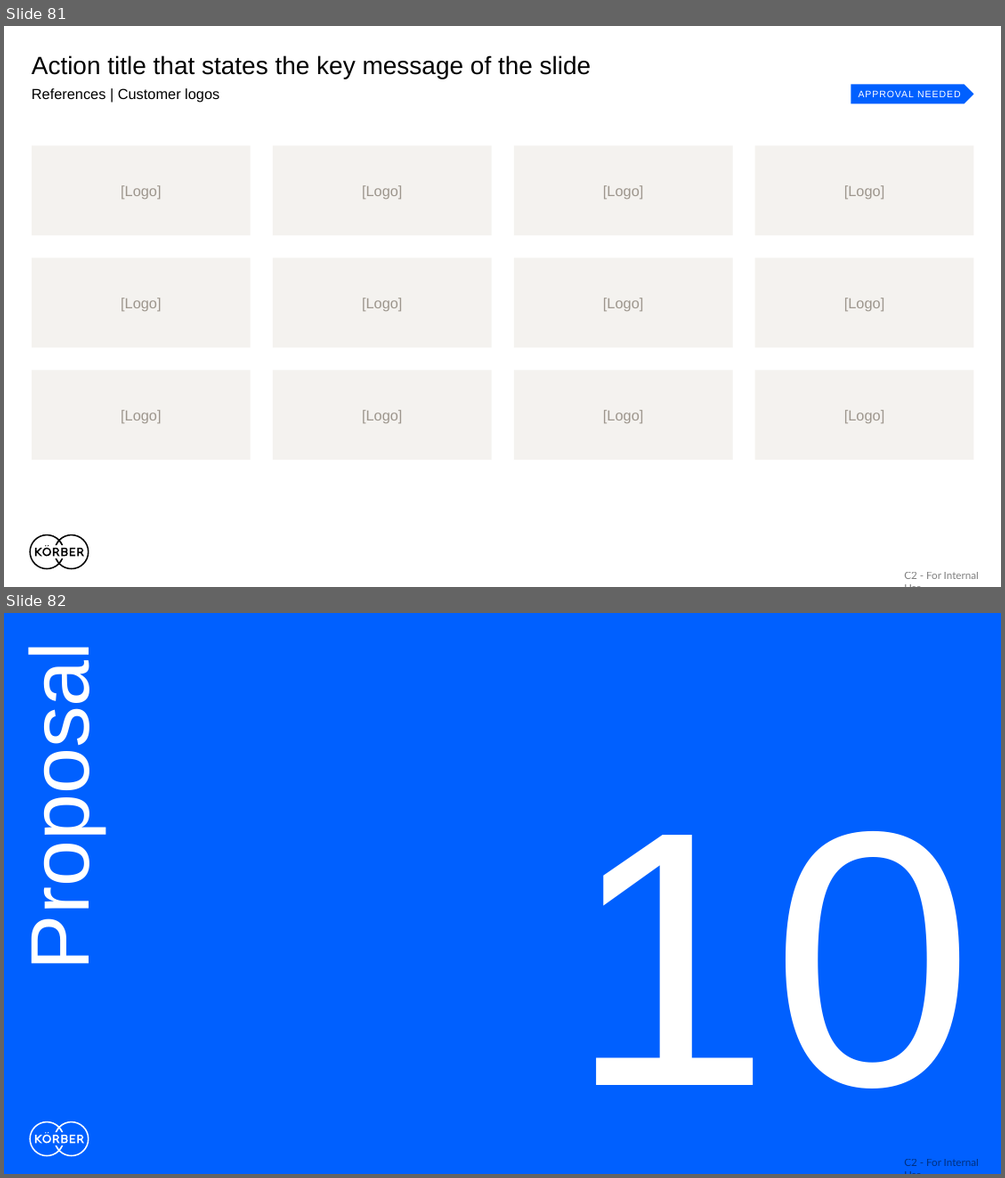
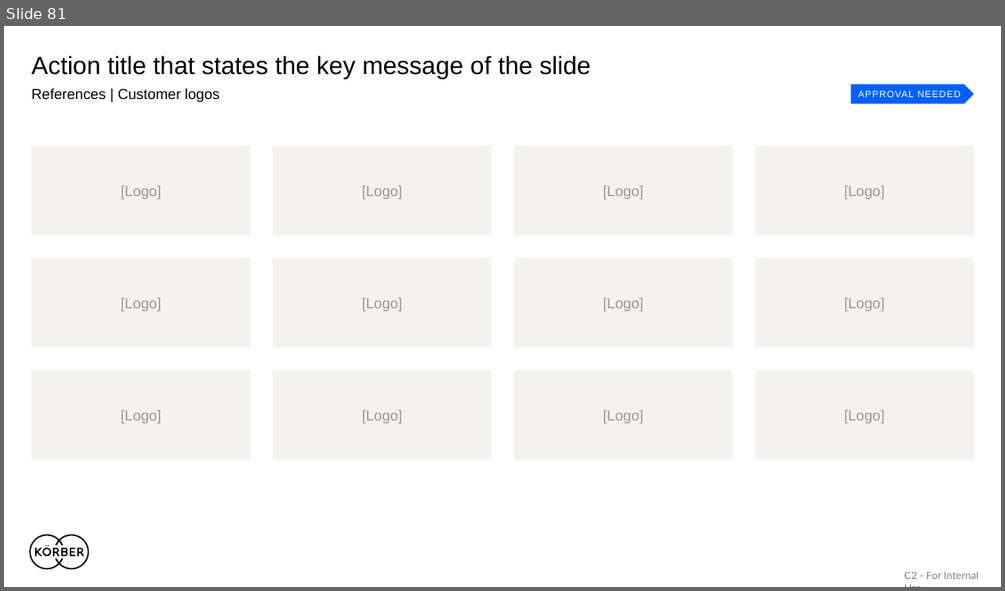
Before and after one commit to lukas-marketing-ops/lukas-marketing-ops, a slide deck: slide-library/Koerber_Slide_Library_2026_EN.pptx. Shown one above the other, each under a label of ours: slides 81 and 82 before the commit, slide 81 after it. The pictures are 1005x1178 and 1005x591 pixels, drawn with LibreOffice and Linux fonts; fonts in the diff are those of the drawing. Boxes give left, top, right and bottom in pixels: in the first picture for what was removed or moved away, otherwise in the second. Text is boxed around its words. In the diff, an @@ line names an element or a change of style, - is before the commit and + after.

```diff
--- a/slide-library/Koerber_Slide_Library_2026_EN.pptx
+++ b/slide-library/Koerber_Slide_Library_2026_EN.pptx
@@ slide 82 removed at (4,613,1001,1174), background #0060FF; not listed: 1 template element that a slide beside it also shows @@
@@ text removed at (14,674,106,959) @@
-Proposal
@@ text removed at (569,831,973,1088) @@
-10
@@ freeform shape removed at (30,1121,89,1157) @@
```
Also in this commit, not shown: 9 slides changed, 55 slides added, 5 other files.
